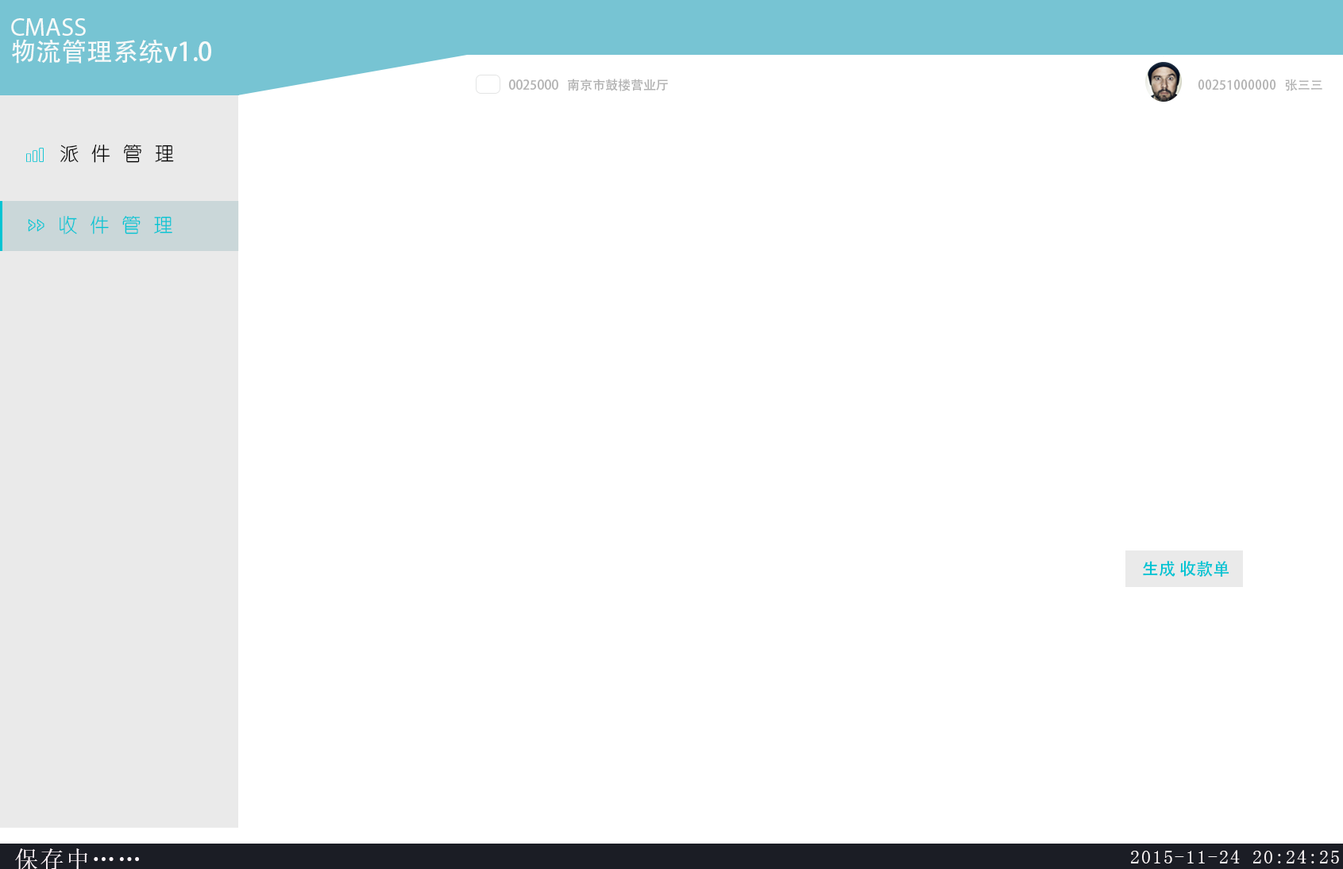
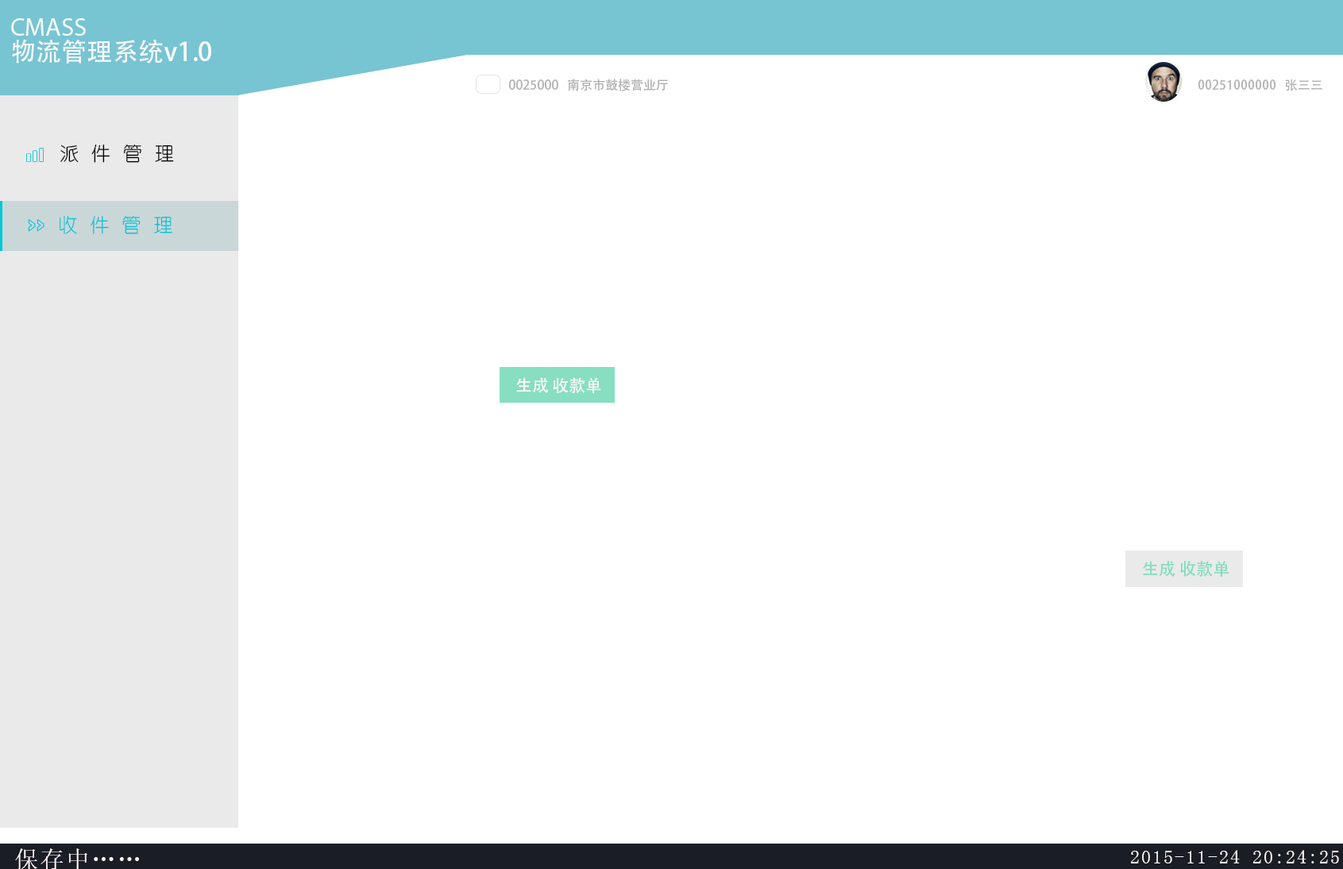
Layers edited between the first and the second 1343px x 869px image:
showed group "组 1 拷贝 2" (2 layers) over left=499, top=367, right=615, bottom=403
painted on "矩形 1 拷贝" (1st of 2, in "组 1 拷贝 2") over left=499, top=367, right=615, bottom=403
painted on "生成 收款单" (2nd of 3, in "组 1 拷贝") over left=1143, top=560, right=1230, bottom=577
